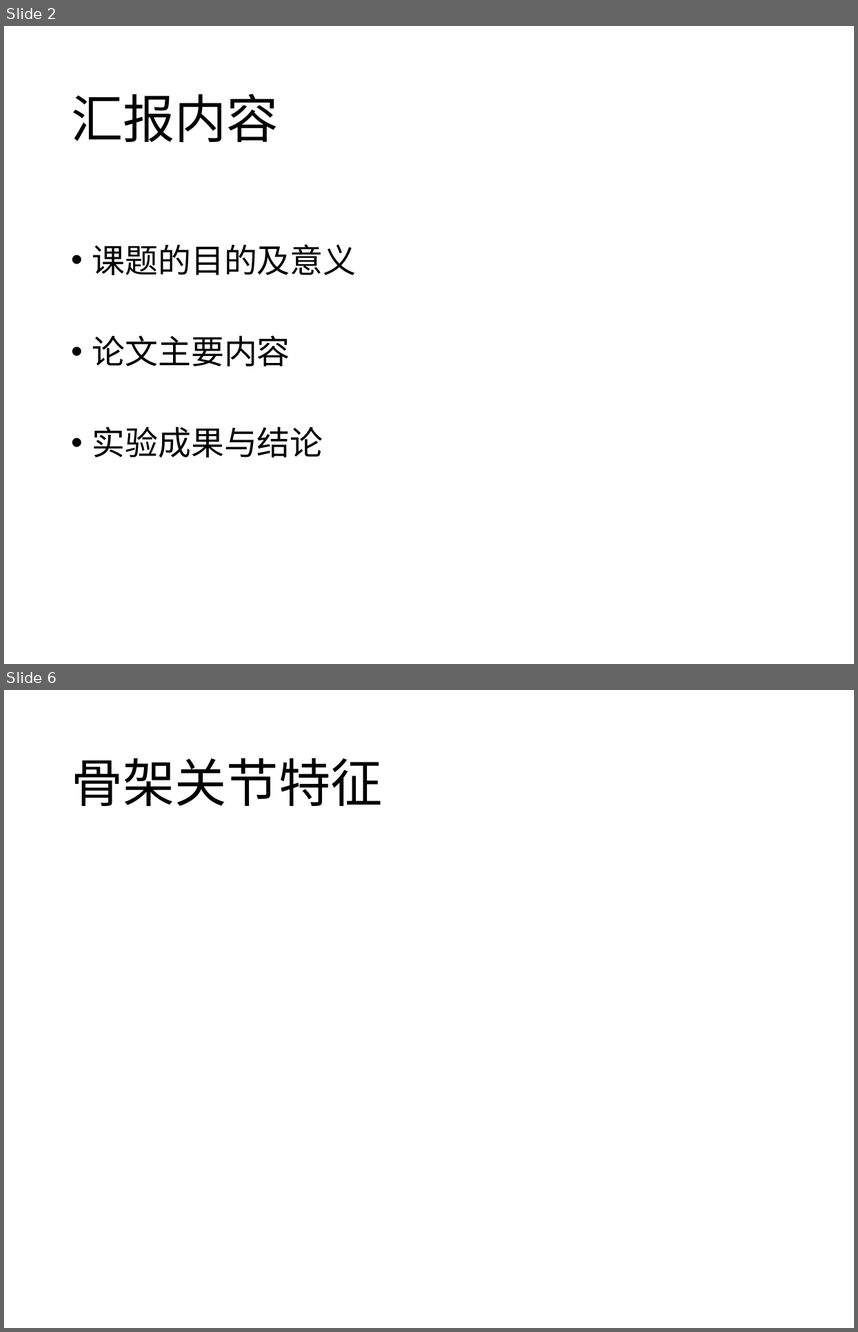
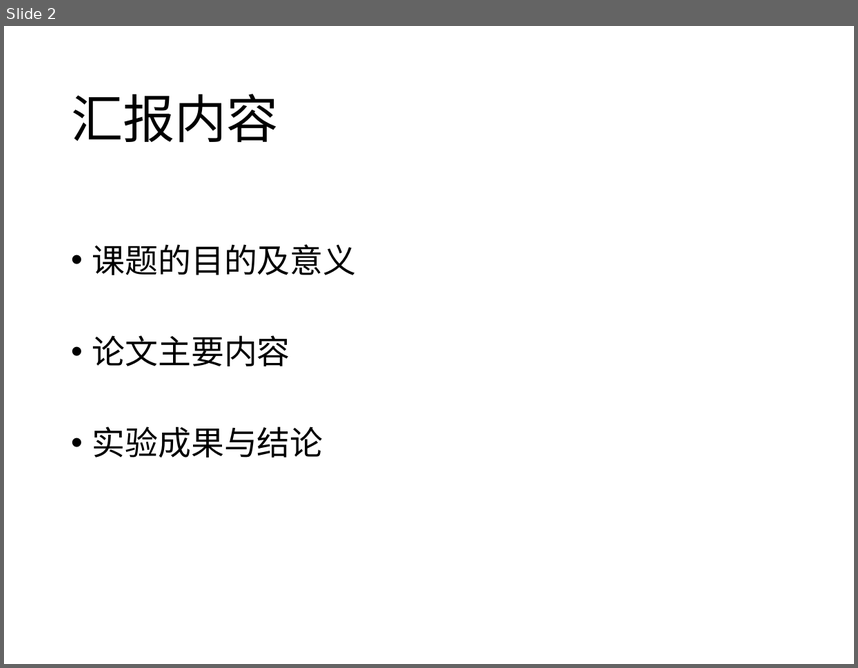
Before and after one commit to Mostro-Complexity/The-Damn-Thesis, a slide deck: 仇思宇-终期答辩-20190530.pptx. Shown one above the other, each under a label of ours: slides 2 and 6 before the commit, slide 2 after it; the slides between them are not shown. The pictures are 858x1332 and 858x668 pixels, drawn with LibreOffice and Linux fonts; fonts in the diff are those of the drawing; grey boxes stand for pictures. Boxes give left, top, right and bottom in pixels: in the first picture for what was removed or moved away, otherwise in the second. Text is boxed around its words. In the diff, an @@ line names an element or a change of style, - is before the commit and + after.

```diff
--- a/仇思宇-终期答辩-20190530.pptx
+++ b/仇思宇-终期答辩-20190530.pptx
@@ slide 6 removed at [4,690,854,1328], background #FFFFFF @@
@@ title removed at [71,758,383,806] @@
-骨架关节特征
```
Also in this commit, not shown: 11 slides changed, 4 slides added, 4 other slides removed, 13 other files.
